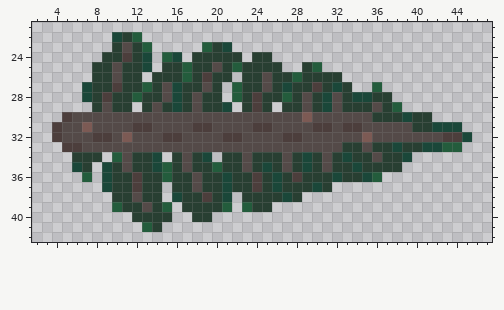
One commit to this pixel-art file: Assets/Sprites/Obstacle Sprites/Fallen_Pine_Tiny.aseprite. The picture above was drawn from the file before the commit.
64x64 pixels, 1 frame. Shown: x 2..47, y 21..42.
The same view after the edit:
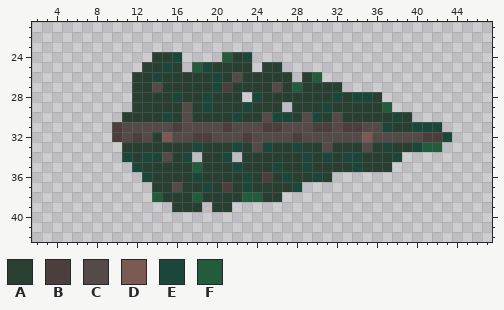
Palette (. is transparent): A #283f32  B #4c3e3c  C #544a48  D #7c5a54  E #1a4739  F #235c3c
Changes in this commit:
Changed rows in their new state; - is an unchanged pixel.
first column x 4:
22 ------...---------------------------------
23 ------....-----...------------------------
24 -----.....AA--...F-E..--------------------
25 ----.....AAE-.FEA-A-.----..---------------
26 ----....-AE--A-AE-C--A--.-F..-------------
27 ---.....-ACAA--AEBA--ACAF-A-A.--.---------
28 ---.....A--A--AE-AA.E--A-A-AE----.--------
29 ----....A-A-ACAE-AAEA-A.-A--A---AF.-------
30 -......AAAAEA-AAAAEAA-EEACEA-AAA--EA..----
31 ......B-CC--B-CC-B--C-B----------EAAEE-..-
32 ......BCB-ADC-BB-CCB---C-------------BBE..
33 -......AAAAAAAEAAAEA-EAAEAA-A----EA-EFF..-
34 --...-.E-E-C-E.AAE.A---A---E--E-A-E.------
35 --..-...E-AA-AF-A-EA-AEA---A------.-------
36 ---.-....E-A--E--A-EABAEA-E-.....---------
37 -----.....-AC-AE-B-EA-A-E...--------------
38 ------....FAA-FA-AAFF--..-----------------
39 ------......A--.-A-...--------------------
40 --------....--..--------------------------
41 ---------..-------------------------------
